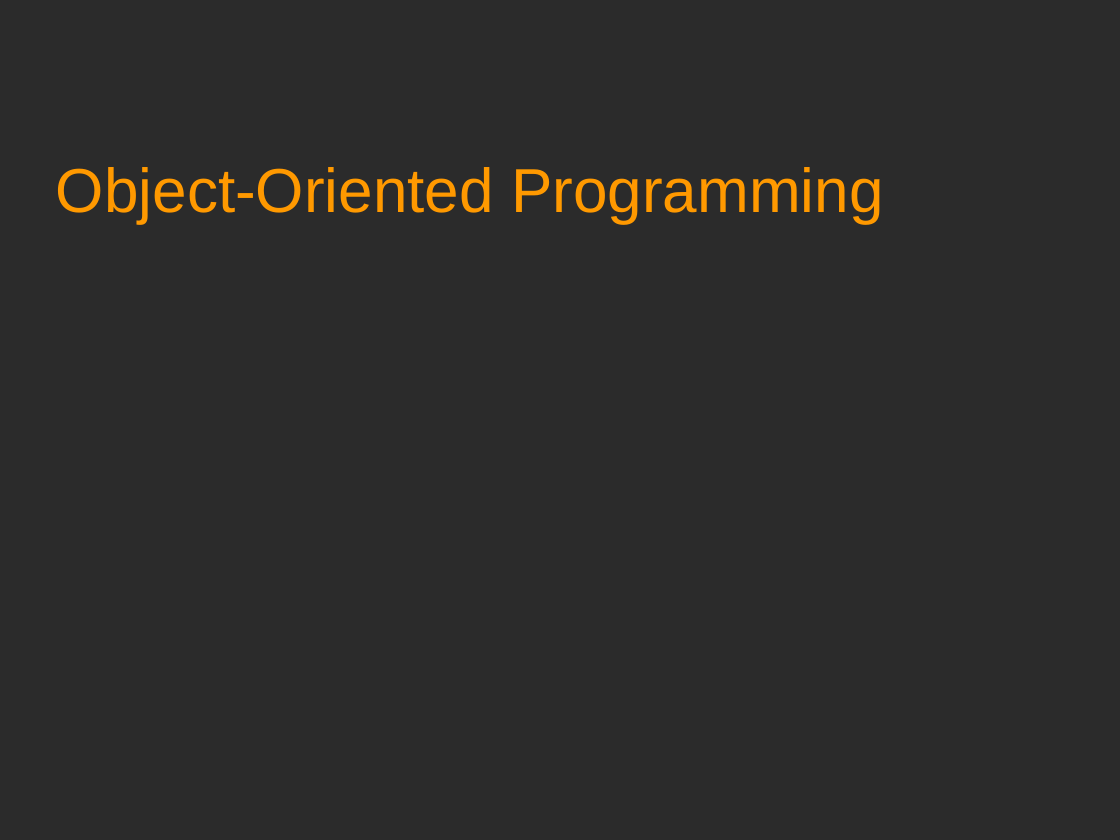
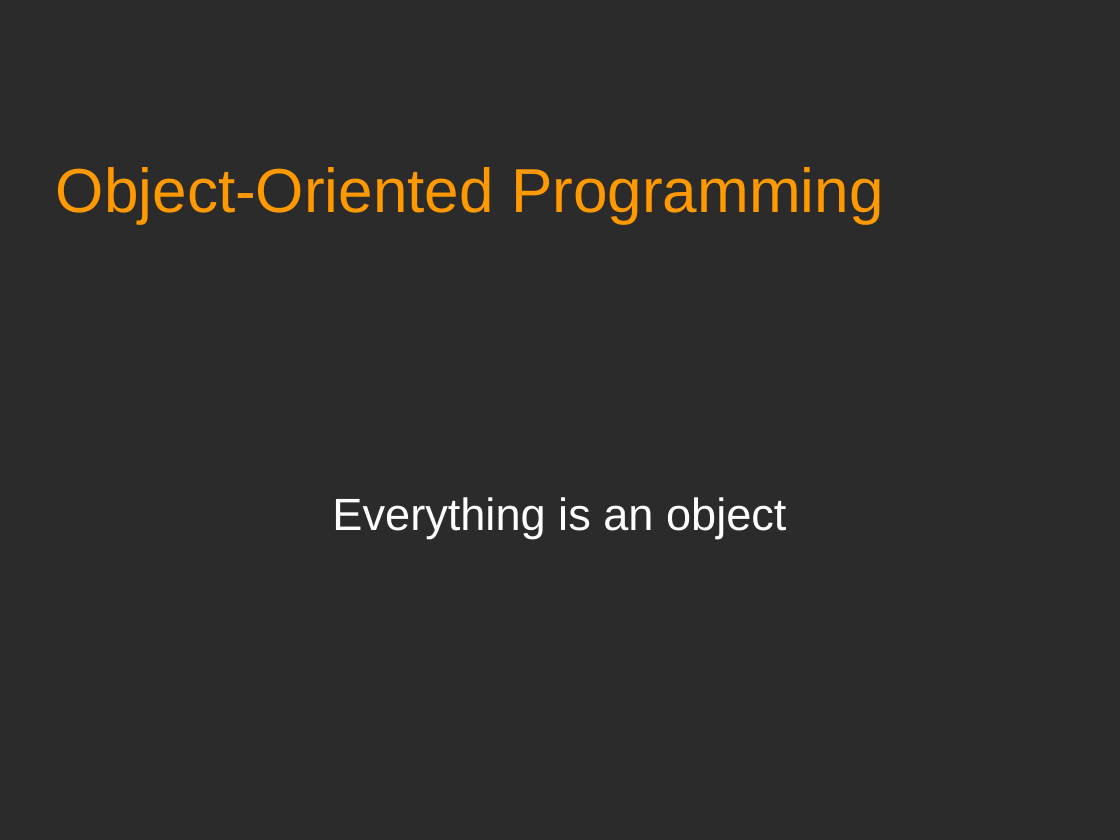
Before and after one commit to Academy-Soft-Intellect/Android-Programming-for-Beginners, a slide deck: slide 1 of 09_Object_Oriented_Programming.odp. Drawn at 1120x840 pixels with LibreOffice and Linux fonts; fonts in the diff are those of the drawing; background and template pictures are left out; a plain dark background stands for a picture behind light text. Boxes give left, top, right and bottom in pixels: in the first picture for what was removed or moved away, otherwise in the second. Text is boxed around its words. In the diff, an @@ line names an element or a change of style, - is before the commit and + after.

```diff
--- a/09_Object_Oriented_Programming.odp
+++ b/09_Object_Oriented_Programming.odp
@@ subtitle added at (x1=332, y1=497, x2=786, y2=538), 32 pt, text #FFFFFF @@
+Everything is an object
```
Also in this commit, not shown: 1 other slide changed, 12 slides added.
